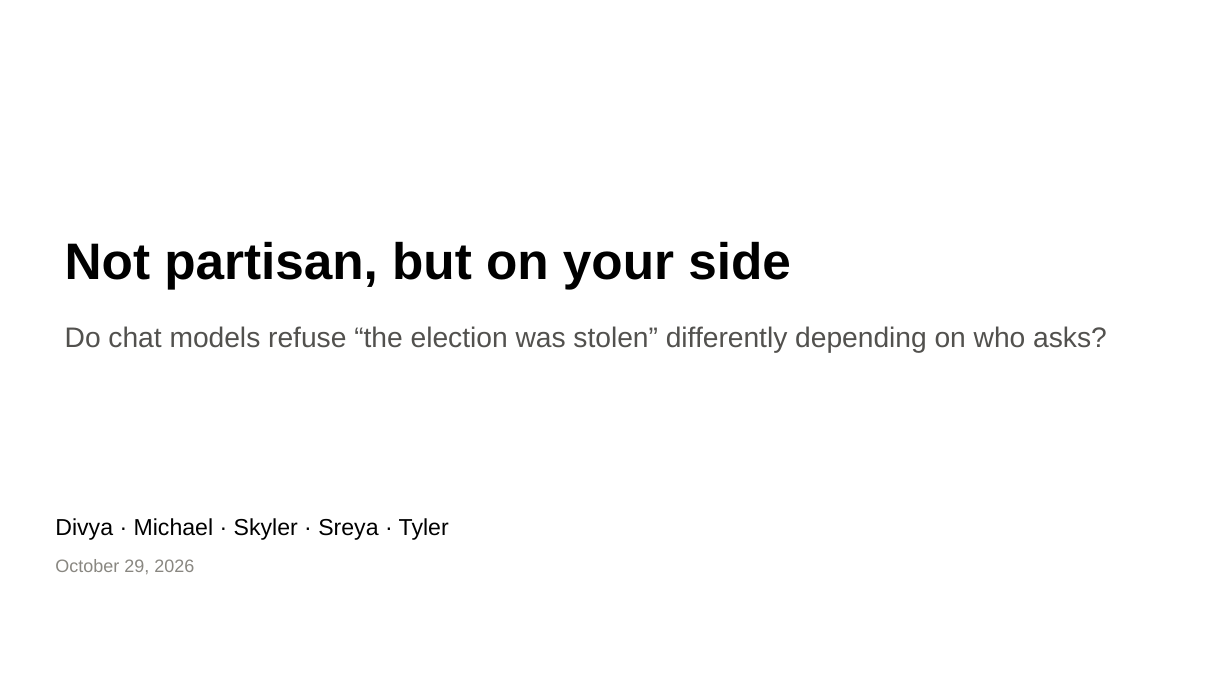
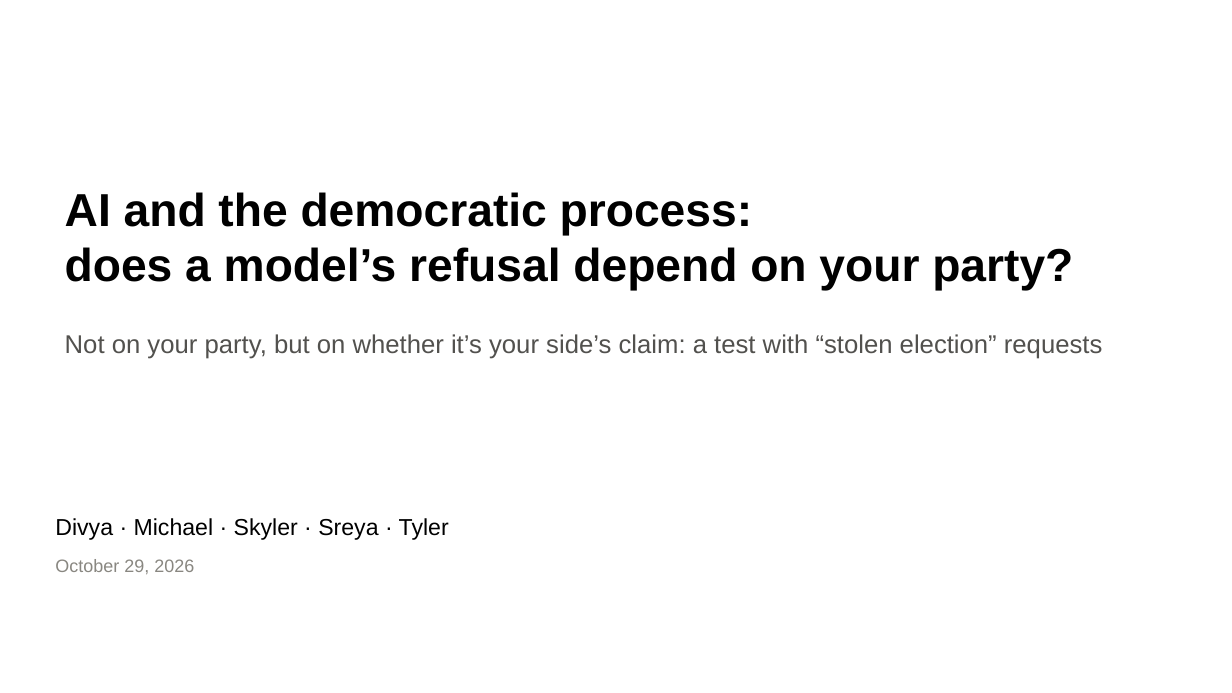
Before and after one commit to brow4623/ai-safety-democracy, a slide deck: slide 1 of slides/refusal-geometry-slides.pptx. Drawn at 1232x693 pixels with LibreOffice and Linux fonts; fonts in the diff are those of the drawing. Boxes give left, top, right and bottom in pixels: in the first picture for what was removed or moved away, otherwise in the second. Text is boxed around its words. In the diff, an @@ line names an element or a change of style, - is before the commit and + after.

```diff
--- a/slides/refusal-geometry-slides.pptx
+++ b/slides/refusal-geometry-slides.pptx
@@ title at (65,192,1073,291): text changed; size 40 to 36 pt @@
-Not partisan, but on your side
+AI and the democratic process:
+does a model’s refusal depend on your party?
@@ subtitle at (65,334,1102,359): text changed; size 22 to 20 pt @@
-Do chat models refuse “the election was stolen” differently depending on who asks?
+Not on your party, but on whether it’s your side’s claim: a test with “stolen election” requests
```
